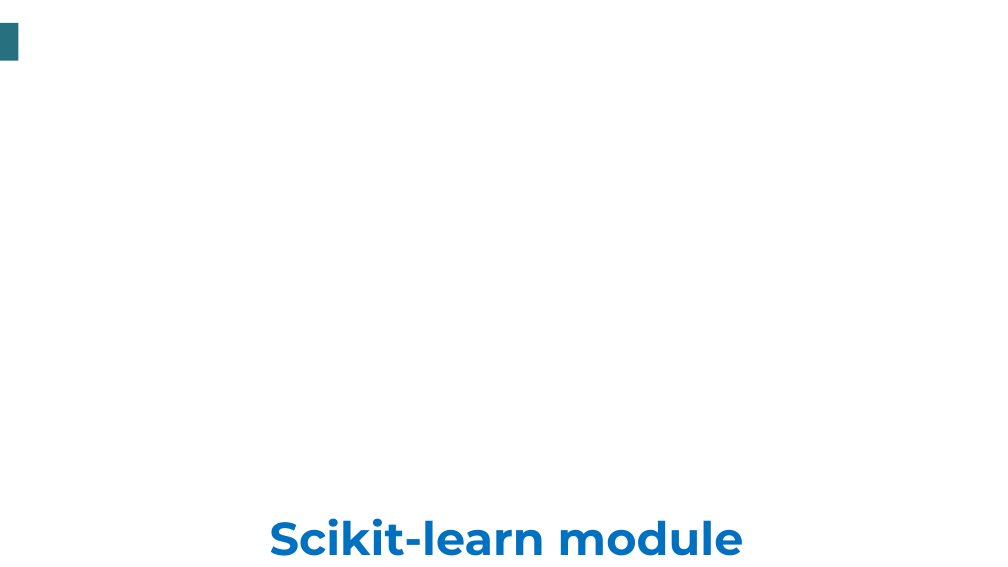
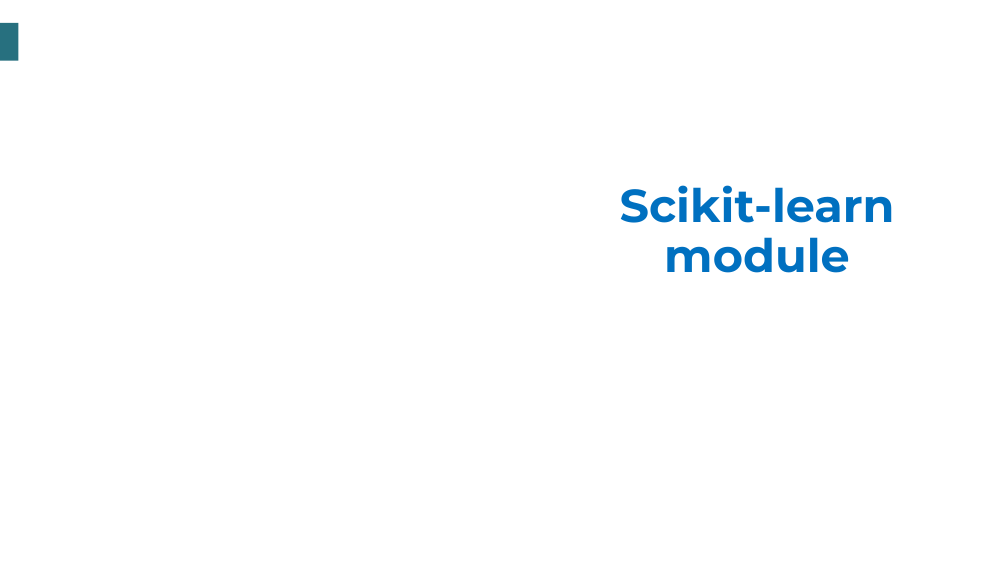
Before and after one commit to tauniversity/TAU-Data-Science-Training, a slide deck: slide 2 of Data Science resources/Introduction to Machine Learning/Slides/Slide Unit 3/Scikit-learn module.pptx. Drawn at 1008x567 pixels with LibreOffice and Linux fonts; fonts in the diff are those of the drawing; background and template pictures are left out. Boxes give left, top, right and bottom in pixels: in the first picture for what was removed or moved away, otherwise in the second. Text is boxed around its words. In the diff, an @@ line names an element or a change of style, - is before the commit and + after.

Commit message:
Slide Unit 3: Scikit learn module (completed)

```diff
--- a/Data Science resources/Introduction to Machine Learning/Slides/Slide Unit 3/Scikit-learn module.pptx
+++ b/Data Science resources/Introduction to Machine Learning/Slides/Slide Unit 3/Scikit-learn module.pptx
@@ title "Scikit-learn module" rewrapped from [270, 518, 744, 556] to [620, 185, 895, 273] @@
```
Also in this commit, not shown: 1 other slide changed.
